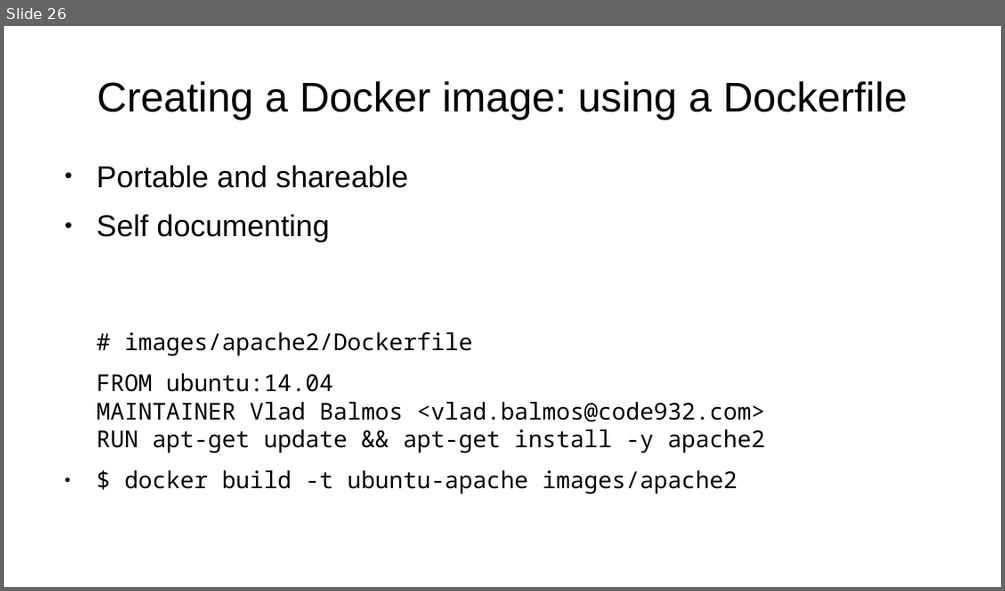
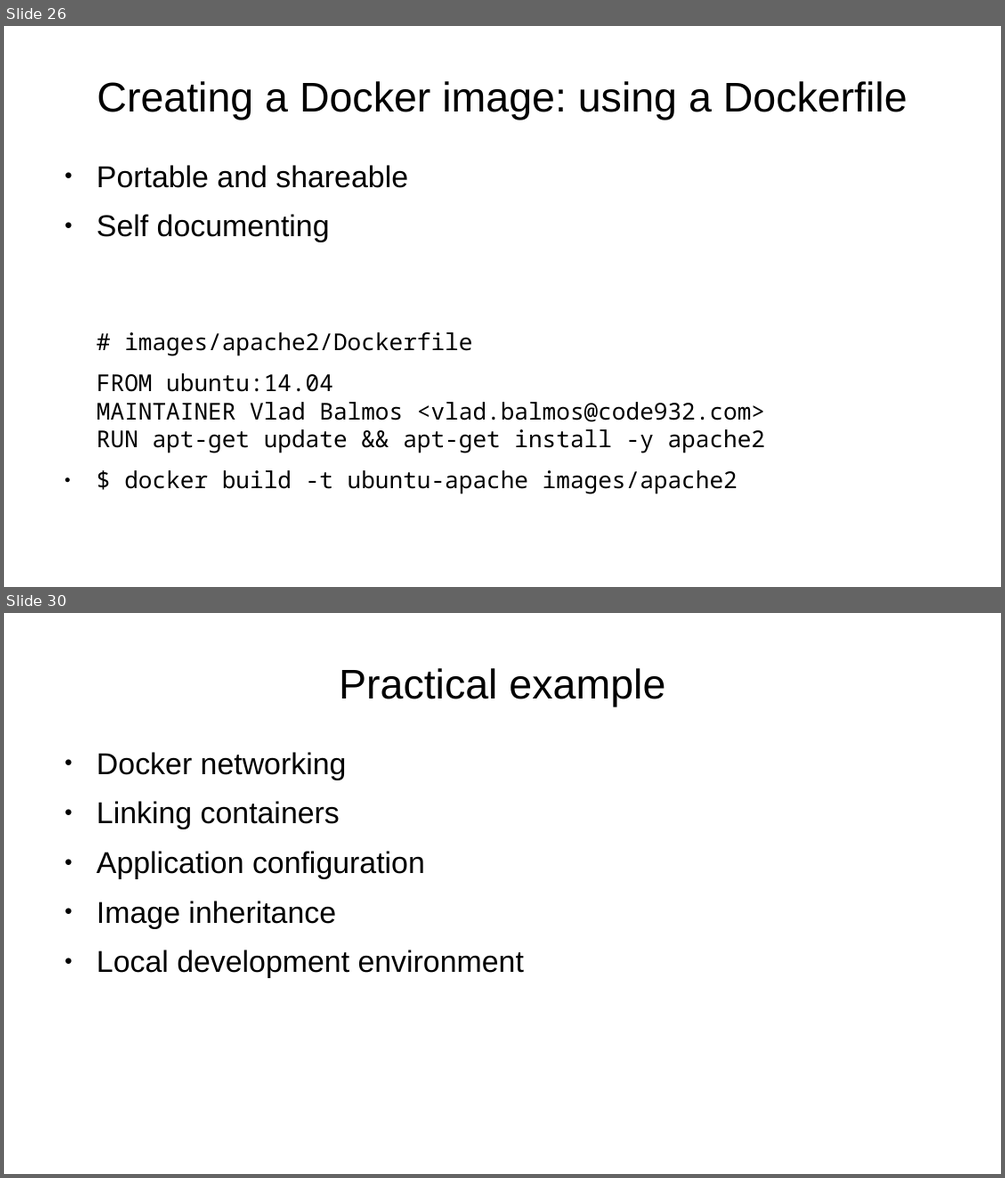
Before and after one commit to vladbalmos/docker-presentation, a slide deck: docker.odp. Shown one above the other, each under a label of ours: slide 26 before the commit, slides 26 and 30 after it; the slides between them are not shown. The pictures are 1005x591 and 1005x1178 pixels, drawn with LibreOffice and Linux fonts; fonts in the diff are those of the drawing. Boxes give left, top, right and bottom in pixels: in the first picture for what was removed or moved away, otherwise in the second. Text is boxed around its words. In the diff, an @@ line names an element or a change of style, - is before the commit and + after.

Commit message:
More slides and start work on wordpress practical example

```diff
--- a/docker.odp
+++ b/docker.odp
@@ slide 30 added at [4,613,1001,1174], background #FFFFFF @@
@@ title added at [339,668,665,706], 33 pt, text #000000 @@
+Practical example
@@ text added at [97,752,524,978], 24 pt, text #000000 @@
+● Docker networking
+● Linking containers
+● Application configuration
+● Image inheritance
+● Local development environment
```
Also in this commit, not shown: 1 slide changed, 3 other slides added, 1 slide removed, 3 other files.
